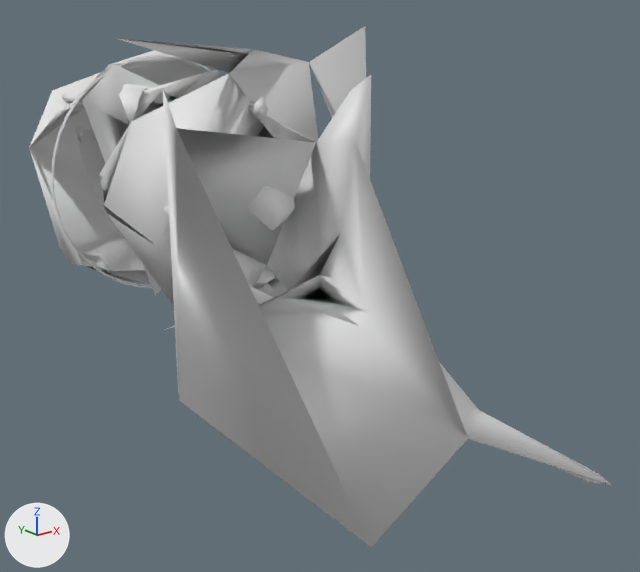
A saved change to the glTF model ros2_ws/src/m1_control/m1_control/web_assets/meshes/7232b420cd.glb.
The view is the same before and after, from a camera (50 mm lens) standing at (-0.147, -0.203, 0.054) and looking at (0.008, -0.01, -0.023). Every picture has the same lights, and +X, +Y and +Z are marked at lower left. The first picture is the older version. Where no turn or scale is listed for an object, it has been applied to the vertices.

In view in the first picture: 'geometry_0'.
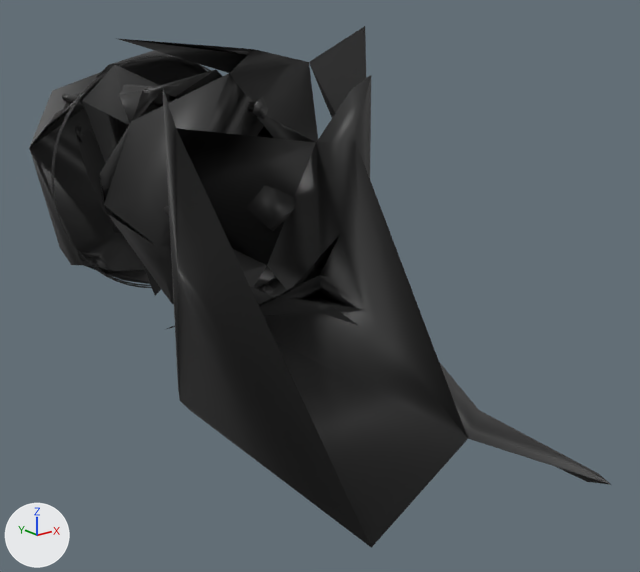
Location of each change, [x1, y1, x2, y2] in pixels of the pictures (640 x 572 px):
'geometry_0', recoloured (white to black): [29, 26, 611, 548] in both

Edits to the bpy script that builds the scene:
```text
Add mat_defaultmaterial:
    mat_defaultmaterial = bpy.data.materials.new('DefaultMaterial')
    mat_defaultmaterial.use_nodes = True; mat_defaultmaterial.node_tree.nodes.clear()
    _N = mat_defaultmaterial.node_tree.nodes; _L = mat_defaultmaterial.node_tree.links
    n0 = _N.new('ShaderNodeOutputMaterial'); n0.name = 'Material Output'
    n1 = _N.new('ShaderNodeBsdfPrincipled'); n1.name = 'Principled BSDF'
    n2 = _N.new('ShaderNodeVertexColor'); n2.name = 'Color Attribute'
    _L.new(n1.outputs[0], n0.inputs[0])  # 'BSDF' to 'Surface'
    _L.new(n2.outputs[0], n1.inputs[0])  # 'Color' to 'Base Color'
Change me_geometry_0:
    where me_geometry_0.from_pydata(...)  # 2662 vertices, 5313 faces; spans x -0.042..0.044, y -0.096..0.095, z -0.076..0.049
    add me_geometry_0.materials.append(mat_defaultmaterial)
```
